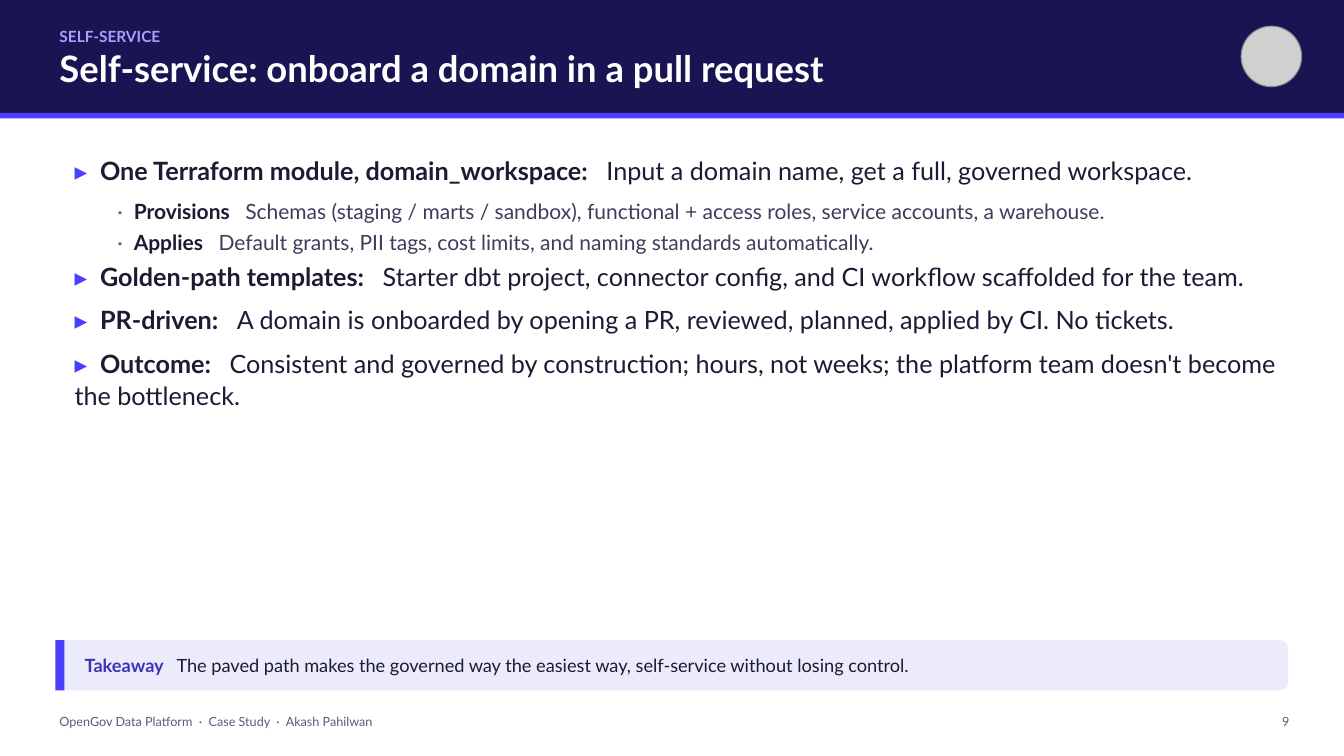
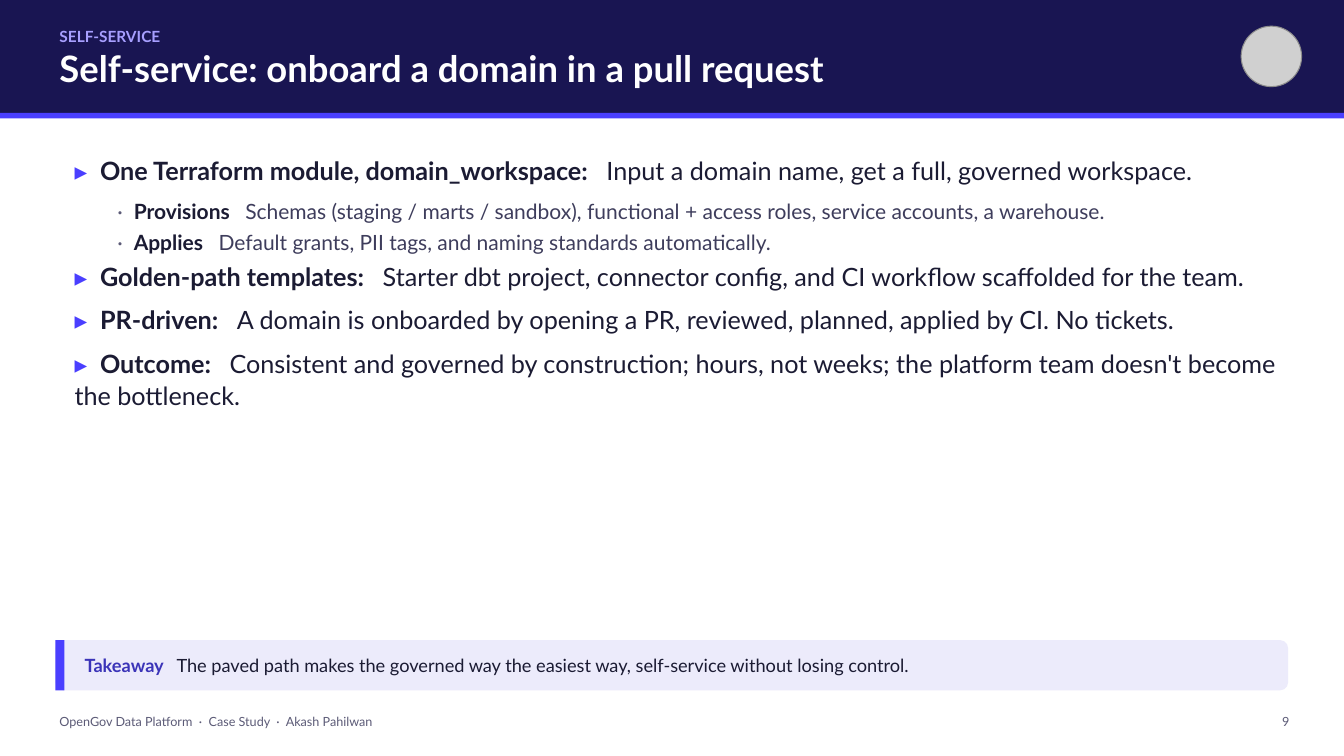
Before and after one commit to akashpahilwan/OpenGovPOC, a slide deck: slide 9 of presentation/OpenGov_Data_Platform_CaseStudy.pptx. Drawn at 1344x756 pixels with LibreOffice and Linux fonts; fonts in the diff are those of the drawing; grey boxes stand for pictures. Boxes give left, top, right and bottom in pixels: in the first picture for what was removed or moved away, otherwise in the second. Text is boxed around its words. In the diff, an @@ line names an element or a change of style, - is before the commit and + after.

```diff
--- a/presentation/OpenGov_Data_Platform_CaseStudy.pptx
+++ b/presentation/OpenGov_Data_Platform_CaseStudy.pptx
@@ text at [134,234,770,254]: text changed @@
-· Applies Default grants, PII tags, cost limits, and naming standards automatically.
+· Applies Default grants, PII tags, and naming standards automatically.
```
Also in this commit, not shown: 4 other slides changed, 2 other files.
